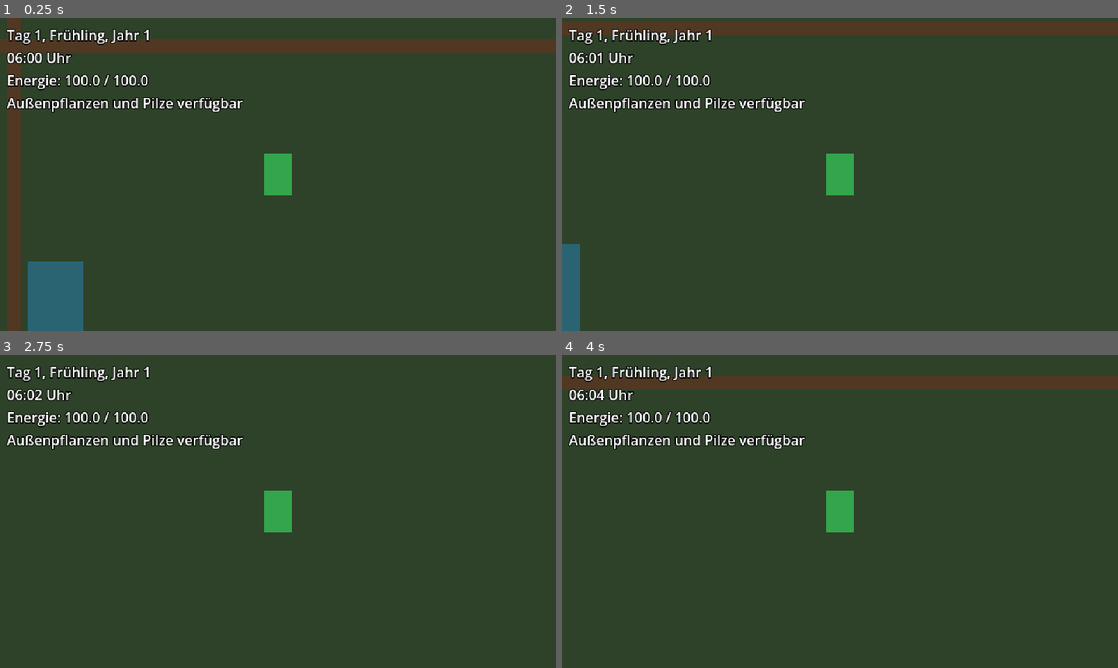
Above: before the commit, frames 1-4 (two rows, left to right).
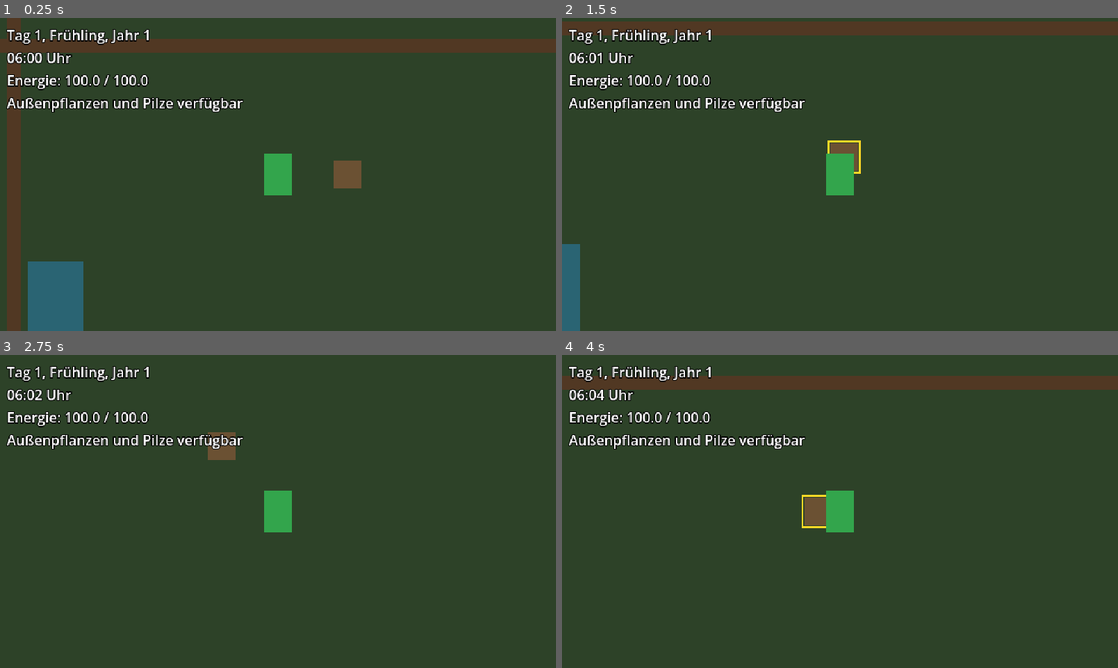
Above: after the commit, the same moments.

Repository: stasar14-rgb/Harvest-Dream
Game: Godot game, scene res://scenes/main.tscn
Same seed, same stepped clock (60 frames per second), same inputs: the game is played once before the commit and once after it.
Inputs:
- Up to frame 1 (0.25 s): no input
- Up to frame 2 (1.5 s): tap Enter at 0.5 s; hold D (move_right) 0.53-1.28 s; hold E (interact, bound only after the commit) 0.53-1.28 s; hold S (move_down) from 1.28 s (still down); tap E (interact, bound only after the commit) at 1.35 s
- Up to frame 3 (2.75 s): release S (move_down) at 2.03 s; hold D (move_right) from 2.03 s (still down); hold E (interact, bound only after the commit) from 2.03 s (still down)
- Up to frame 4 (4 s): release D (move_right) at 2.78 s; release E (interact, bound only after the commit) at 2.78 s; hold W (move_up) 2.78-3.53 s; tap E (interact, bound only after the commit) at 2.85 s; hold A (move_left) from 3.53 s (still down); hold E (interact, bound only after the commit) from 3.53 s (still down)

The runs differ from the first frame. In frame 1, 0.4% of the frame differs, in the area x 60-65%, y 45-55%; in frame 2, 0.3%; in frame 3, 0.3%; in frame 4, 0.4%.

Commit message:
Schritt 14: Füge allgemeine Interaktionen hinzu

Diff:
--- a/project.godot
+++ b/project.godot
@@ -47,6 +47,17 @@
 ]
 }
 
+interact={
+"deadzone": 0.5,
+"events": [Object(InputEventKey,"resource_local_to_scene":false,"resource_name":"","device":-1,"window_id":0,"alt_pressed":false,"shift_pressed":false,"ctrl_pressed":false,"meta_pressed":false,"pressed":false,"keycode":0,"physical_keycode":69,"key_label":0,"unicode":0,"location":0,"echo":false,"script":null)
+]
+}
+use_tool={
+"deadzone": 0.5,
+"events": [Object(InputEventMouseButton,"resource_local_to_scene":false,"resource_name":"","device":-1,"window_id":0,"alt_pressed":false,"shift_pressed":false,"ctrl_pressed":false,"meta_pressed":false,"button_mask":0,"position":Vector2(0, 0),"global_position":Vector2(0, 0),"factor":1.0,"button_index":1,"canceled":false,"pressed":false,"double_click":false,"script":null)
+]
+}
+
 [physics]
 
 3d/physics_engine="Jolt Physics"
--- /dev/null
+++ b/scenes/interactions/interactable.tscn
@@ -0,0 +1,25 @@
+[gd_scene load_steps=3 format=3]
+
+[ext_resource type="Script" path="res://scripts/interactions/interactable.gd" id="1_interactable"]
+
+[sub_resource type="RectangleShape2D" id="RectangleShape2D_interactable"]
+size = Vector2(32, 32)
+
+[node name="Interactable" type="Area2D"]
+collision_layer = 2
+collision_mask = 0
+script = ExtResource("1_interactable")
+
+[node name="PlaceholderVisual" type="Polygon2D" parent="."]
+color = Color(0.42, 0.32, 0.2, 1)
+polygon = PackedVector2Array(-16, -16, 16, -16, 16, 16, -16, 16)
+
+[node name="Highlight" type="Line2D" parent="."]
+visible = false
+points = PackedVector2Array(-18, -18, 18, -18, 18, 18, -18, 18)
+width = 2.0
+default_color = Color(1, 0.85, 0.15, 1)
+closed = true
+
+[node name="CollisionShape2D" type="CollisionShape2D" parent="."]
+shape = SubResource("RectangleShape2D_interactable")
--- a/scenes/player/player.tscn
+++ b/scenes/player/player.tscn
@@ -1,9 +1,13 @@
-[gd_scene load_steps=3 format=3]
+[gd_scene load_steps=5 format=3]
 
 [ext_resource type="Script" path="res://scripts/player/player_movement.gd" id="1_movement"]
+[ext_resource type="Script" path="res://scripts/interactions/player_interactor.gd" id="2_interactor"]
 
 [sub_resource type="RectangleShape2D" id="RectangleShape2D_player"]
 size = Vector2(20, 12)
+
+[sub_resource type="CircleShape2D" id="CircleShape2D_interaction"]
+radius = 32.0
 
 [node name="Player" type="CharacterBody2D" groups=["player"]]
 motion_mode = 1
@@ -17,5 +21,13 @@
 position = Vector2(0, 18)
 shape = SubResource("RectangleShape2D_player")
 
+[node name="Interactor" type="Area2D" parent="."]
+collision_layer = 0
+collision_mask = 2
+script = ExtResource("2_interactor")
+
+[node name="CollisionShape2D" type="CollisionShape2D" parent="Interactor"]
+shape = SubResource("CircleShape2D_interaction")
+
 [node name="Camera2D" type="Camera2D" parent="."]
 enabled = true
--- a/scenes/test_area.tscn
+++ b/scenes/test_area.tscn
@@ -1,9 +1,10 @@
-[gd_scene load_steps=7 format=3]
+[gd_scene load_steps=8 format=3]
 
 [ext_resource type="Script" path="res://scripts/areas/game_area.gd" id="1_area"]
 [ext_resource type="PackedScene" path="res://scenes/areas/spawn_point.tscn" id="2_spawn_point"]
 [ext_resource type="PackedScene" path="res://scenes/areas/area_transition.tscn" id="3_transition"]
 [ext_resource type="Script" path="res://scripts/debug_time_display.gd" id="4_debug_time"]
+[ext_resource type="PackedScene" path="res://scenes/interactions/interactable.tscn" id="5_interactable"]
 
 [sub_resource type="RectangleShape2D" id="RectangleShape2D_horizontal"]
 size = Vector2(1280, 16)
@@ -102,3 +103,10 @@
 [node name="Right" type="CollisionShape2D" parent="Boundaries"]
 position = Vector2(1264, 360)
 shape = SubResource("RectangleShape2D_vertical")
+
+[node name="TestInteractables" type="Node2D" parent="."]
+
+[node name="TestObject" parent="TestInteractables" instance=ExtResource("5_interactable")]
+position = Vector2(400, 180)
+interaction_name = "Testobjekt"
+debug_log_interactions = true
--- /dev/null
+++ b/scripts/interactions/interactable.gd
@@ -0,0 +1,32 @@
+class_name Interactable
+extends Area2D
+
+signal interaction_requested(interactor: Node2D)
+
+@export var interaction_name: String = "Interagieren"
+@export var interaction_enabled: bool = true
+@export var highlight_path: NodePath = ^"Highlight"
+@export var debug_log_interactions: bool = false
+
+@onready var _highlight := get_node_or_null(highlight_path) as CanvasItem
+
+func _ready() -> void:
+	set_highlighted(false)
+
+func interact(interactor: Node2D) -> bool:
+	if not interaction_enabled:
+		return false
+
+	interaction_requested.emit(interactor)
+
+	if debug_log_interactions:
+		print("Interaktion ausgelöst: %s" % interaction_name)
+
+	return true
+
+func is_available() -> bool:
+	return interaction_enabled
+
+func set_highlighted(is_highlighted: bool) -> void:
+	if _highlight != null:
+		_highlight.visible = is_highlighted
--- /dev/null
+++ b/scripts/interactions/player_interactor.gd
@@ -0,0 +1,76 @@
+class_name PlayerInteractor
+extends Area2D
+
+signal focused_interactable_changed(interactable: Interactable)
+
+@export_range(1.0, 256.0, 1.0) var interaction_range: float = 32.0
+
+var _candidates: Array[Interactable] = []
+var _focused_interactable: Interactable
+
+func _ready() -> void:
+	area_entered.connect(_on_area_entered)
+	area_exited.connect(_on_area_exited)
+
+func _physics_process(_delta: float) -> void:
+	_refresh_focused_interactable()
+
+func _unhandled_input(event: InputEvent) -> void:
+	if not event.is_action_pressed(&"interact"):
+		return
+
+	if _focused_interactable == null:
+		return
+
+	if _focused_interactable.interact(get_parent() as Node2D):
+		get_viewport().set_input_as_handled()
+
+func _on_area_entered(area: Area2D) -> void:
+	if area is not Interactable:
+		return
+
+	var interactable := area as Interactable
+	if not _candidates.has(interactable):
+		_candidates.append(interactable)
+
+	_refresh_focused_interactable()
+
+func _on_area_exited(area: Area2D) -> void:
+	if area is not Interactable:
+		return
+
+	_candidates.erase(area as Interactable)
+	_refresh_focused_interactable()
+
+func _refresh_focused_interactable() -> void:
+	var nearest: Interactable
+	var nearest_distance := interaction_range
+
+	for candidate in _candidates.duplicate():
+		if not is_instance_valid(candidate):
+			_candidates.erase(candidate)
+			continue
+
+		if not candidate.is_available():
+			continue
+
+		var distance := global_position.distance_to(candidate.global_position)
+		if distance <= nearest_distance:
+			nearest = candidate
+			nearest_distance = distance
+
+	_set_focused_interactable(nearest)
+
+func _set_focused_interactable(next_interactable: Interactable) -> void:
+	if _focused_interactable == next_interactable:
+		return
+
+	if is_instance_valid(_focused_interactable):
+		_focused_interactable.set_highlighted(false)
+
+	_focused_interactable = next_interactable
+
+	if _focused_interactable != null:
+		_focused_interactable.set_highlighted(true)
+
+	focused_interactable_changed.emit(_focused_interactable)
Not shown, changed: Game_Currens.md
